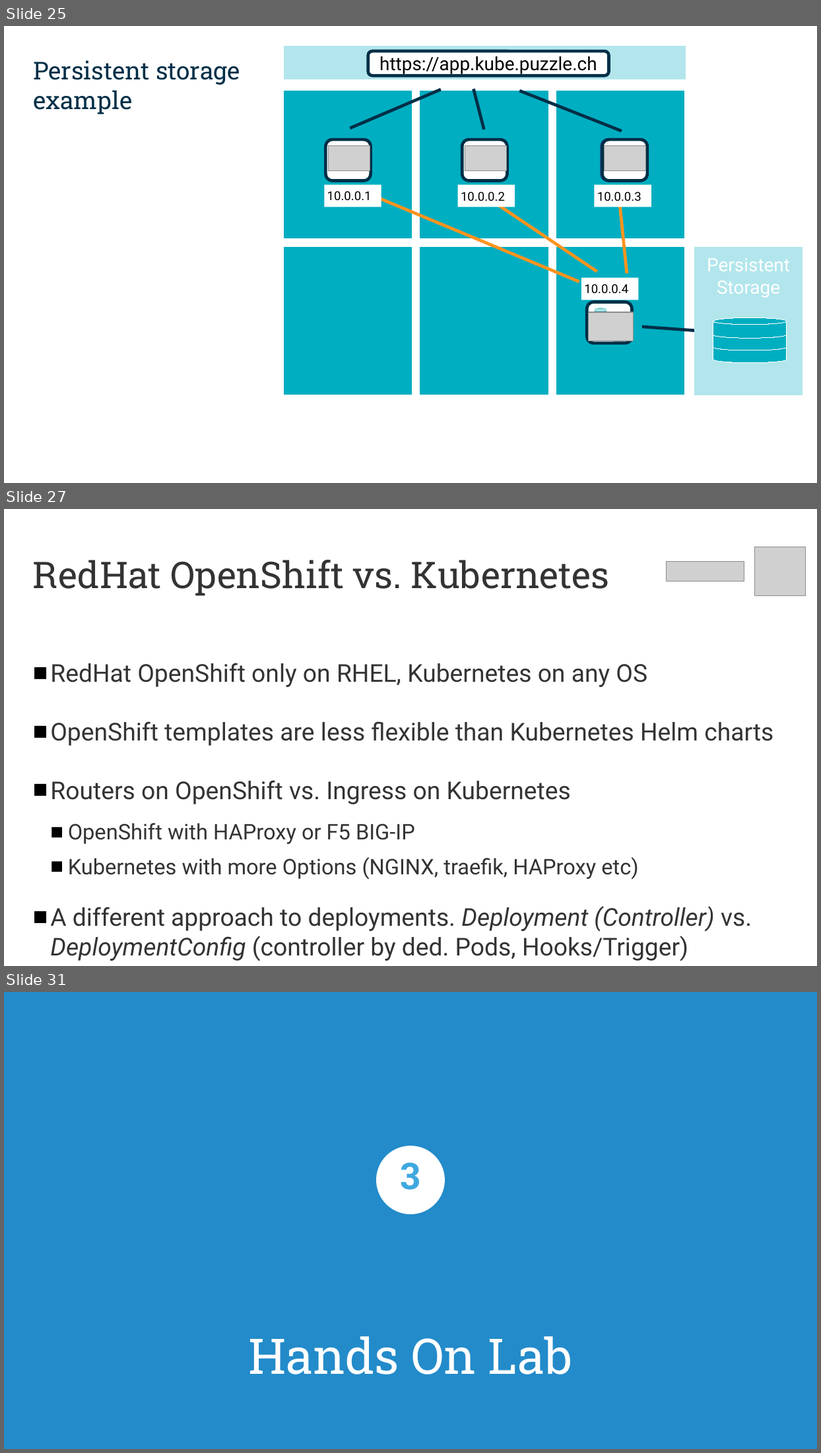
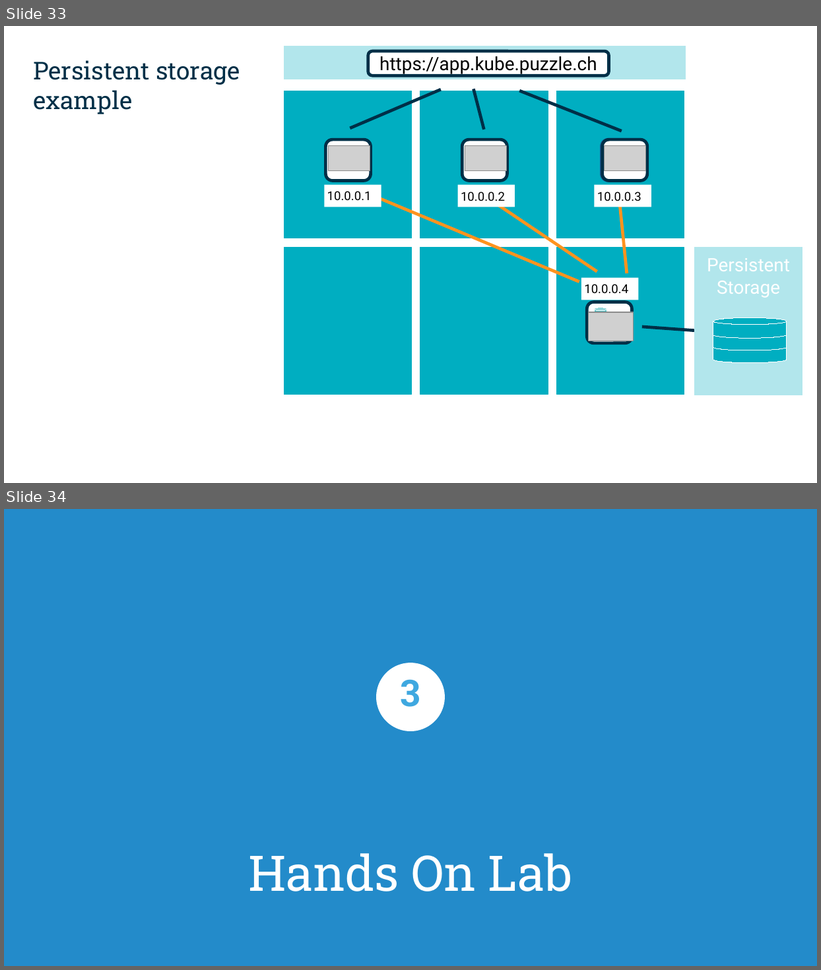
Before and after one commit to puzzle/kubernetes-techlab, a slide deck: presentation/introduction.odp. Shown one above the other, each under a label of ours: slides 25, 27 and 31 before the commit, slides 33 and 34 after it; the slides between them are not shown. The pictures are 821x1453 and 821x970 pixels, drawn with LibreOffice and Linux fonts; fonts in the diff are those of the drawing; grey boxes stand for pictures; background and template pictures are left out. Boxes give left, top, right and bottom in pixels: in the first picture for what was removed or moved away, otherwise in the second. Text is boxed around its words. In the diff, an @@ line names an element or a change of style, - is before the commit and + after.

```diff
--- a/presentation/introduction.odp
+++ b/presentation/introduction.odp
@@ slide 27 removed at (4,509,817,966), background #FFFFFF @@
@@ picture removed at (755,547,806,596) @@
@@ title removed at (33,560,610,596) @@
-RedHat OpenShift vs. Kubernetes
@@ picture removed at (667,561,745,582) @@
@@ text removed at (50,663,774,962) @@
-■ RedHat OpenShift only on RHEL, Kubernetes on any OS
-■ OpenShift templates are less flexible than Kubernetes Helm charts
-■ Routers on OpenShift vs. Ingress on Kubernetes
-  ■ OpenShift with HAProxy or F5 BIG-IP
-  ■ Kubernetes with more Options (NGINX, traefik, HAProxy etc)
-■ A different approach to deployments. Deployment (Controller) vs. DeploymentConfig (controller by ded. Pods, Hooks/Trigger)
@@ what was slide 25 is now slide 33 @@
@@ what was slide 31 is now slide 34 @@
```
Also in this commit, not shown: 5 slides changed, 10 slides added, 11 other slides removed, 2 other files.
